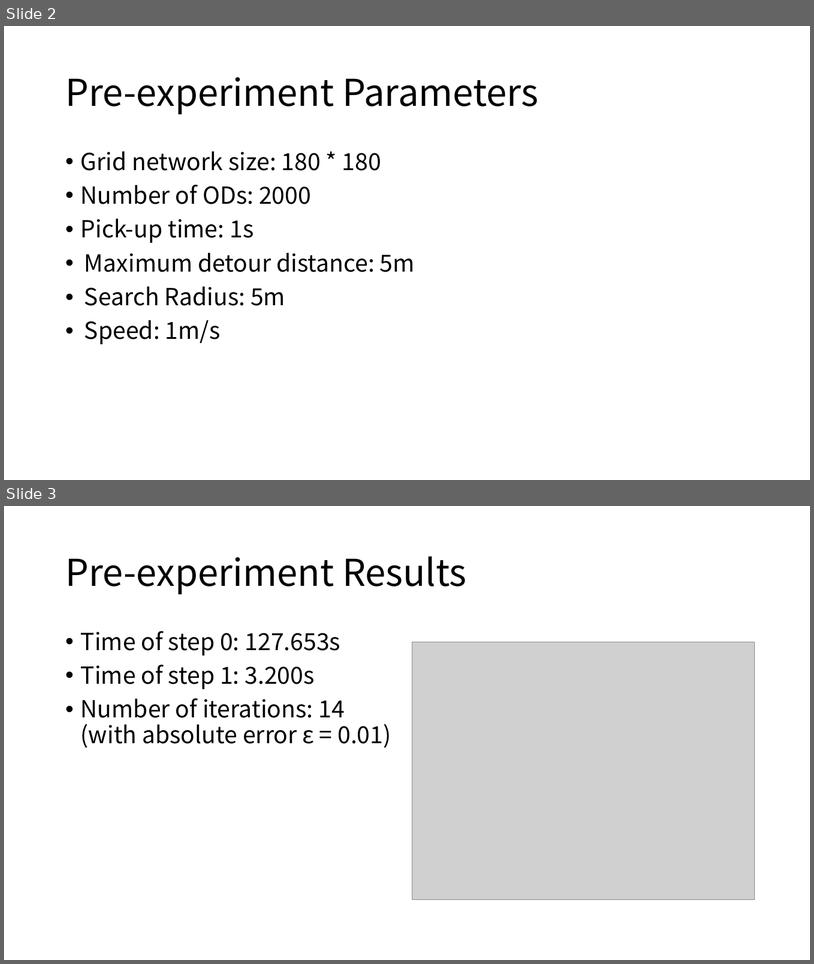
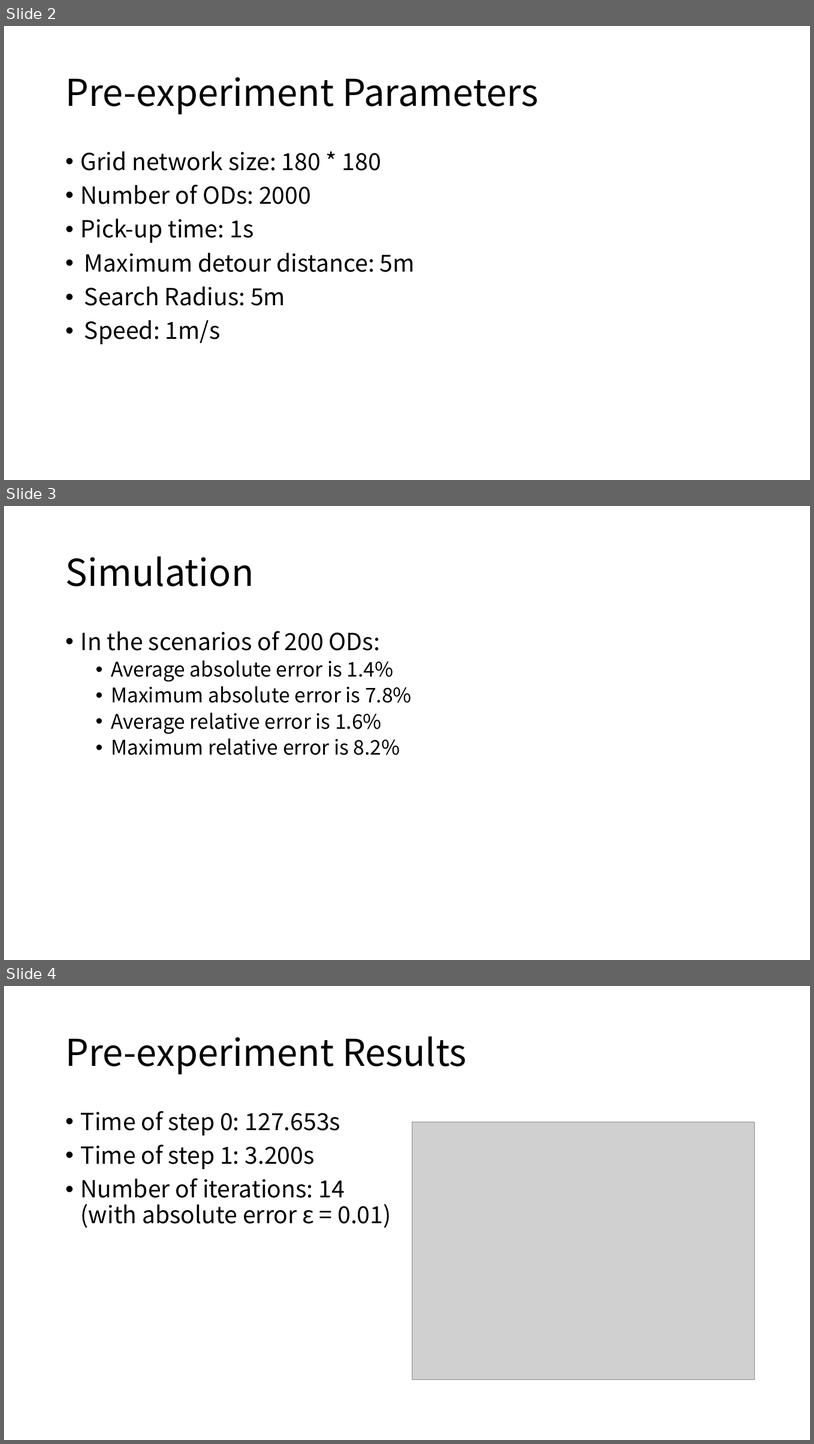
Before and after one commit to yuzhenfeng2002/Predicting-for-Each-Dynamic-Ridepooling-Order-on-Grid-Network, a slide deck: Grid Network Experienments 2.pptx. Shown one above the other, each under a label of ours: slides 2 and 3 before the commit, slides 2, 3 and 4 after it. The pictures are 814x964 and 814x1444 pixels, drawn with LibreOffice and Linux fonts; fonts in the diff are those of the drawing; grey boxes stand for pictures. Boxes give left, top, right and bottom in pixels: in the first picture for what was removed or moved away, otherwise in the second. Text is boxed around its words. In the diff, an @@ line names an element or a change of style, - is before the commit and + after.

Commit message:
Add simulation part

```diff
--- a/Grid Network Experienments 2.pptx
+++ b/Grid Network Experienments 2.pptx
@@ slide 3 added at [4,506,810,960], background #FFFFFF @@
@@ title added at [65,556,254,586], 44 pt, text #000000 @@
+Simulation
@@ text added at [81,631,412,755], 24 pt, text #000000 @@
+• In the scenarios of 200 ODs:
+  • Average absolute error is 1.4%
+  • Maximum absolute error is 7.8%
+  • Average relative error is 1.6%
+  • Maximum relative error is 8.2%
@@ what was slide 3 is now slide 4 @@
```
Also in this commit, not shown: 1 slide changed, 2 other files.
